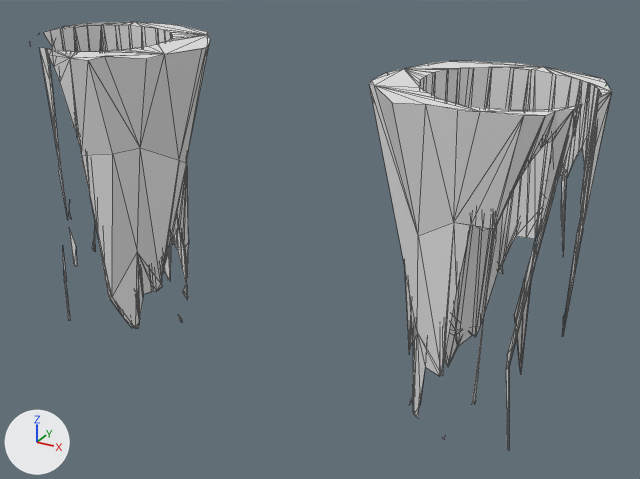
An edit to the glTF model maybraid/assets/characters/clothes/body/tuberwaber_body/harem_pants_bottom_wrap.glb, drawn before and after from the same camera.
Both versions are drawn from a 50 mm lens placed at (0.516, -0.849, -0.37), pointed at (0.037, 0.021, -0.805). Every picture has the same lights, and +X, +Y and +Z are marked at lower left. The first picture is the older version. Mesh edges are drawn as thin lines. Vertices at exactly the same position are counted once.

In view in the first picture: 'HaremPants'.
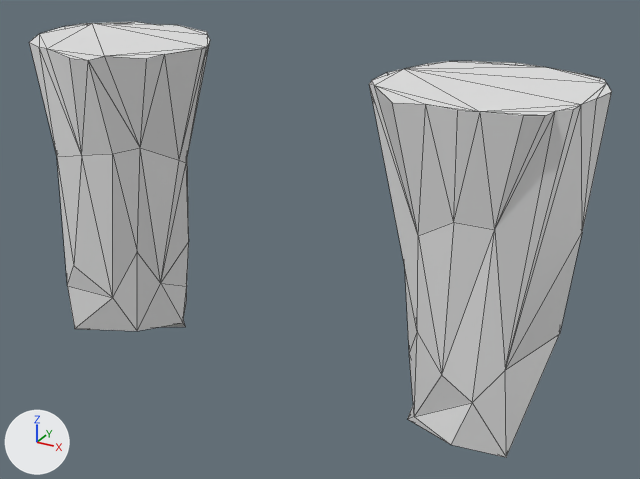
The change, as a diff of the scene's bpy script:
```diff
--- a/maybraid/assets/characters/clothes/body/tuberwaber_body/harem_pants_bottom_wrap.glb.py
+++ b/maybraid/assets/characters/clothes/body/tuberwaber_body/harem_pants_bottom_wrap.glb.py
@@ me_harempants_002 @@
 # used by ob_harempants; location = (0.0, 0.0, 0.0)
-me_harempants_002.from_pydata(...)  # 553 vertices, 1057 faces; spans x -0.355..0.355, y -0.103..0.119, z -0.998..-0.583
+me_harempants_002.from_pydata(...)  # 107 vertices, 206 faces; spans x -0.355..0.355, y -0.103..0.119, z -0.99..-0.583
+# me_harempants_002 part 1: 9 loose pieces with 70 vertices, spanning x -0.352..0.251, y -0.085..0.082, z -0.998..-0.584, are deleted
+# me_harempants_002 part 2: 4 vertices moved from x 0.269..0.316, y -0.075..0.085, z -0.958..-0.776 to x 0.269..0.316, y -0.075..0.085, z -0.967..-0.776; 244 vertices removed from x 0.174..0.349, y -0.086..0.086, z -0.974..-0.583; 13 vertices added at x 0.179..0.345, y -0.085..0.082, z -0.984..-0.691
+# me_harempants_002 part 3: 2 vertices moved from x -0.349..-0.282, y 0.0..0.083, z -0.784..-0.605 to x -0.349..-0.283, y 0.02..0.084, z -0.903..-0.705; 163 vertices removed from x -0.349..-0.174, y -0.085..0.085, z -0.961..-0.583; 18 vertices added at x -0.351..-0.179, y -0.085..0.083, z -0.99..-0.584
```

Changed parts and their boxes (x1, y1, x2, y2) in the pictures (640 x 479 px):
'HaremPants', reshaped: before (29, 22, 612, 451); after (29, 22, 612, 457)
part 1 of me_harempants_002, deleted: before (63, 199, 446, 439)
part 2 of me_harempants_002, built on: before (375, 67, 612, 451); after (408, 92, 612, 457)
part 3 of me_harempants_002, built on: before (29, 22, 207, 329); after (29, 23, 189, 331)
